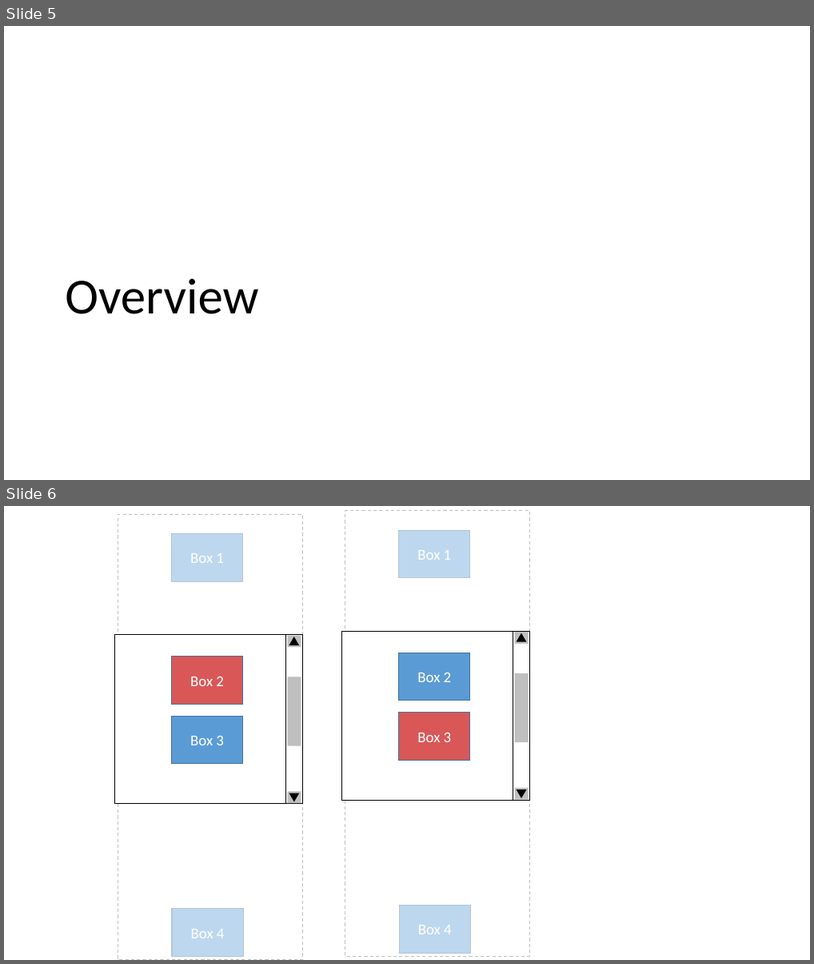
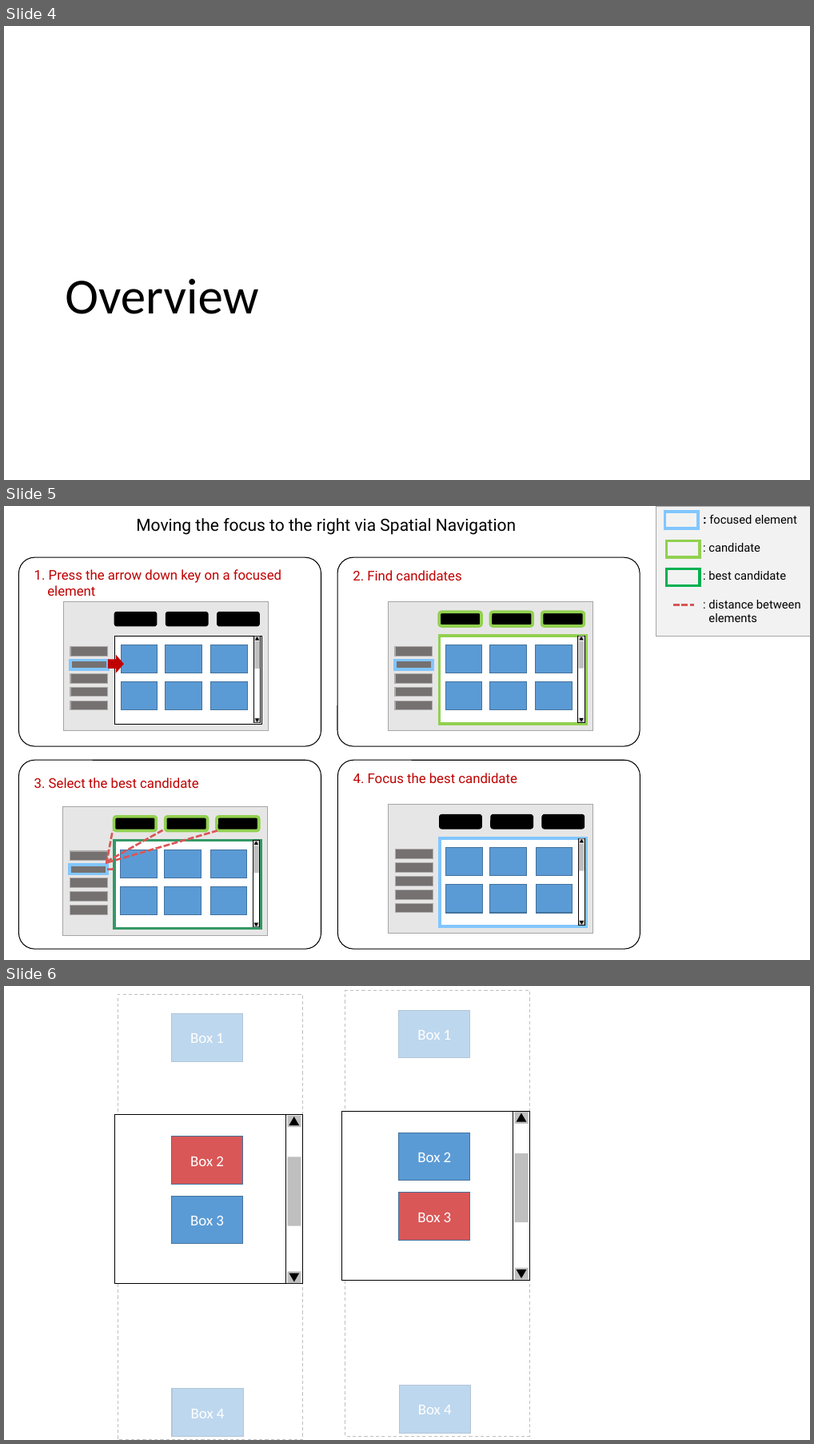
Before and after one commit to salute-developers/spatial-navigation, a slide deck: docs/images_of_spec.pptx. Shown one above the other, each under a label of ours: slides 5 and 6 before the commit, slides 4, 5 and 6 after it. The pictures are 814x964 and 814x1444 pixels, drawn with LibreOffice and Linux fonts; fonts in the diff are those of the drawing. Boxes give left, top, right and bottom in pixels: in the first picture for what was removed or moved away, otherwise in the second. Text is boxed around its words. In the diff, an @@ line names an element or a change of style, - is before the commit and + after.

```diff
--- a/docs/images_of_spec.pptx
+++ b/docs/images_of_spec.pptx
@@ slide 5 added at [4, 506, 810, 960], background #FFFFFF @@
@@ text added at [136, 518, 516, 535], 20 pt, text #000000 @@
+Moving the focus to the right via Spatial Navigation
@@ rounded rectangle added at [657, 506, 810, 636], fill #F2F2F2, outline #A5A5A5 0.5 pt, 14 pt, text #000000 @@
+: focused element
+: candidate
+: best candidate
+: distance between
+elements
@@ rectangle added at [666, 512, 698, 529], outline #81C6FF 3.5 pt @@
@@ rectangle added at [667, 540, 700, 557], outline #92D050 3.5 pt @@
@@ rectangle added at [667, 569, 700, 586], outline #00B050 3.5 pt @@
@@ line added from (674, 604) to (695, 604), #D95757 2.5 pt dashed @@
@@ right arrow added at [108, 655, 124, 673], fill #C00000 @@
@@ group added at [18, 557, 641, 949]: 68 rectangles, 16 rounded rectangles, 8 triangles, 4 texts, 4 lines @@
+1. Press the arrow down key on a focused
+element
+2. Find candidates
+3. Select the best candidate
+4. Focus the best candidate
@@ what was slide 5 is now slide 4 @@
```
Also in this commit, not shown: 1 other slide added, 2 slides removed, 1 other file.
